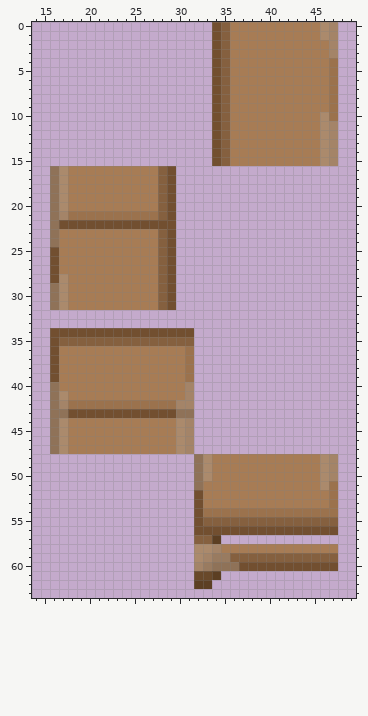
Edited in one commit: pixel-art sprite (Resources/Textures/Structures/Furniture/Tables/card.rsi/state_4.png). The first picture shows the starting point.
The file is 64x64 pixels. Shown: x 14..49, y 0..63.
Now the later version:
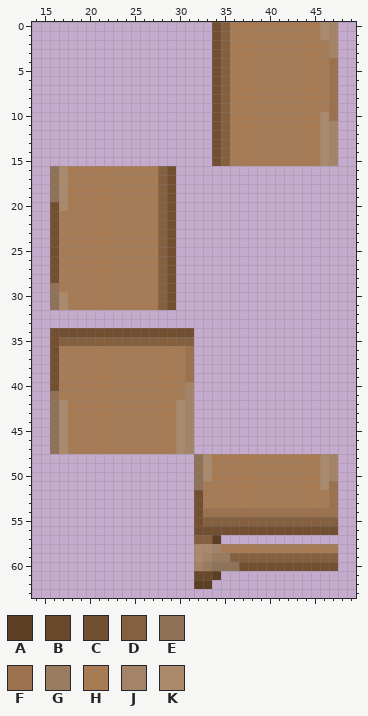
Palette (. is transparent): A #5c3f23  B #69492a  C #724f30  D #85603f  E #8f7258  F #9b724d  G #997b60  H #a77c55  J #a48468  K #ab8a6c
The exact change:
{"y":20,"x":16,"old":"E","new":"C"}
{"y":21,"x":16,"old":"EJFFFFFFFFFF","new":"CHHHHHHHHHHH"}
{"y":22,"x":16,"old":"ECCCCCCCCCCCC","new":"CHHHHHHHHHHHD"}
{"y":23,"x":16,"old":"E","new":"C"}
{"y":24,"x":16,"old":"E","new":"C"}
{"y":28,"x":17,"old":"K","new":"H"}
{"y":29,"x":17,"old":"K","new":"H"}
{"y":40,"x":16,"old":"E","new":"C"}
{"y":41,"x":17,"old":"K","new":"H"}
{"y":42,"x":17,"old":"JFFFFFFFFFFFFJ","new":"KHHHHHHHHHHHHK"}
{"y":43,"x":17,"old":"ECCCCCCCCCCCCEE","new":"KHHHHHHHHHHHHKJ"}
{"label":"changed","picture_box":[50,202,167,292]}
{"label":"changed","picture_box":[50,382,194,418]}
